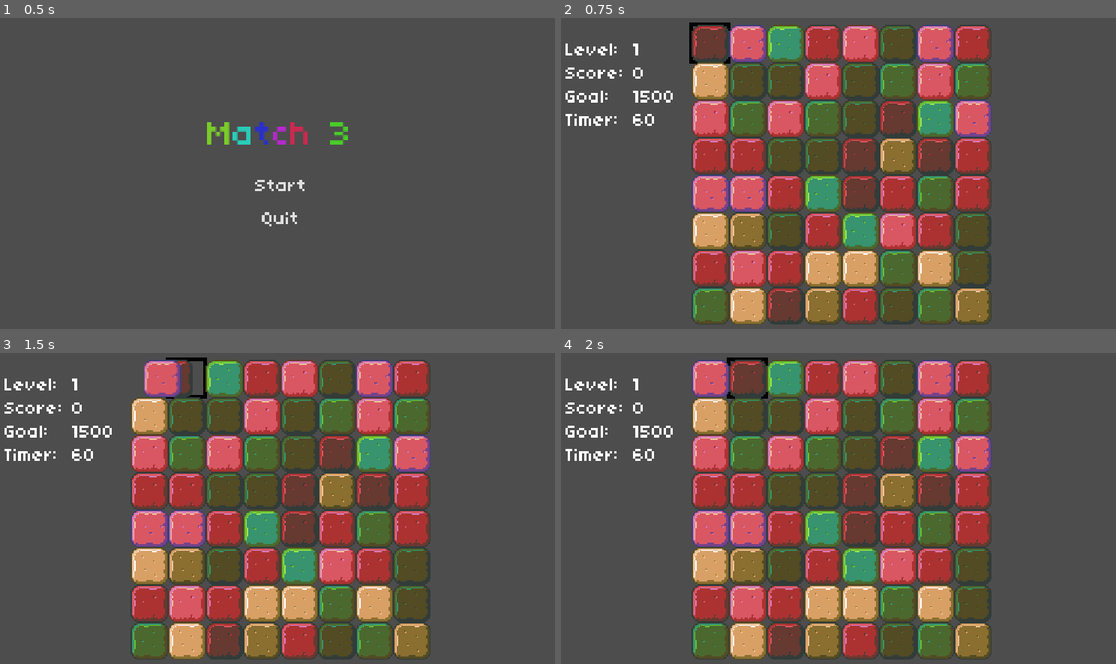
Above: before the commit, frames 1-4 (two rows, left to right).
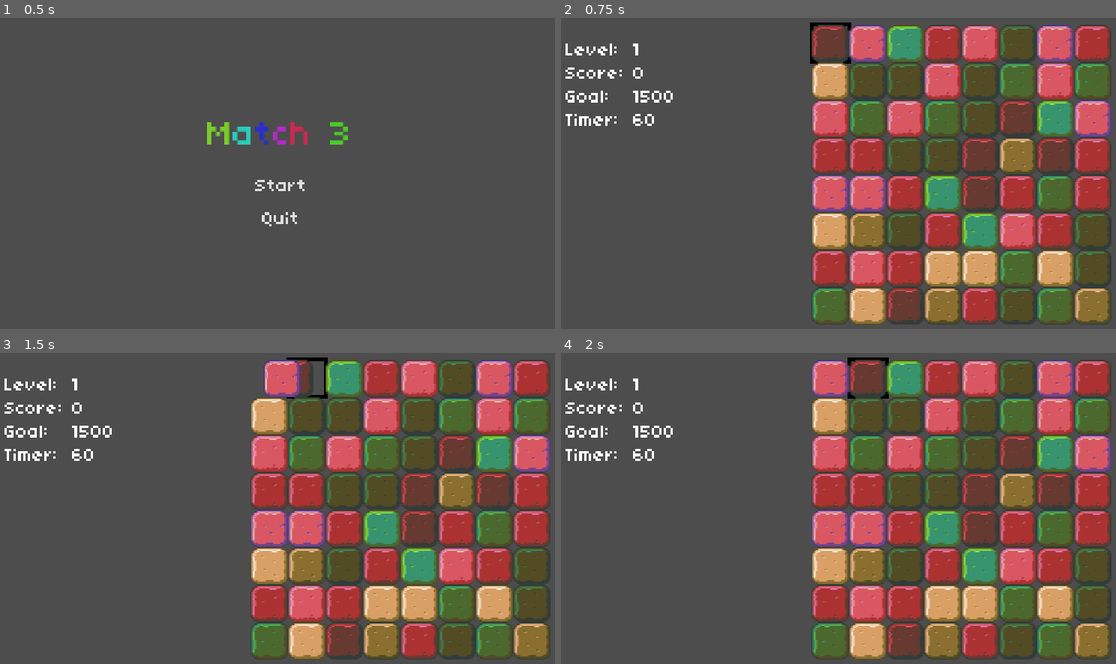
Above: after the commit, the same moments.

Repository: Mirror83/match-3
Game: Godot game, scene res://scenes/Main.tscn
Same seed, same stepped clock (60 frames per second), same inputs: the game is played once before the commit and once after it.
Inputs:
- Up to frame 1 (0.5 s): no input
- Up to frame 2 (0.75 s): click "Start" at 0.5 s
- Up to frame 3 (1.5 s): tap Enter (accept) at 1.25, 1.35 s; hold Right (right) from 1.28 s (still down)
- Up to frame 4 (2 s): keep holding Right (right)

Frame 1 is identical in both runs. In frame 2, 65% of the frame differs, in the area x 23-100%, y 1-99%; in frame 3, 65%; in frame 4, 66%.

Commit message:
Moved the board more to the right to give space for game status UI

Diff:
--- a/scenes/Board.gd
+++ b/scenes/Board.gd
@@ -1,4 +1,5 @@
 extends Node2D
+class_name Board
 
 const BOARD_SIZE = 8
 const RESPAWN_Y = -200
@@ -23,7 +24,7 @@
 		board = _generate_board()
 
 	position = Vector2(
-		lerpf(0, screen_size.x, 0.5) - (tile_size.x * BOARD_SIZE) / 2,
+		lerpf(0, screen_size.x, 0.7) - (tile_size.x * BOARD_SIZE) / 2,
 		screen_size.y / 2 - (tile_size.y * BOARD_SIZE) / 2
 	)
 
